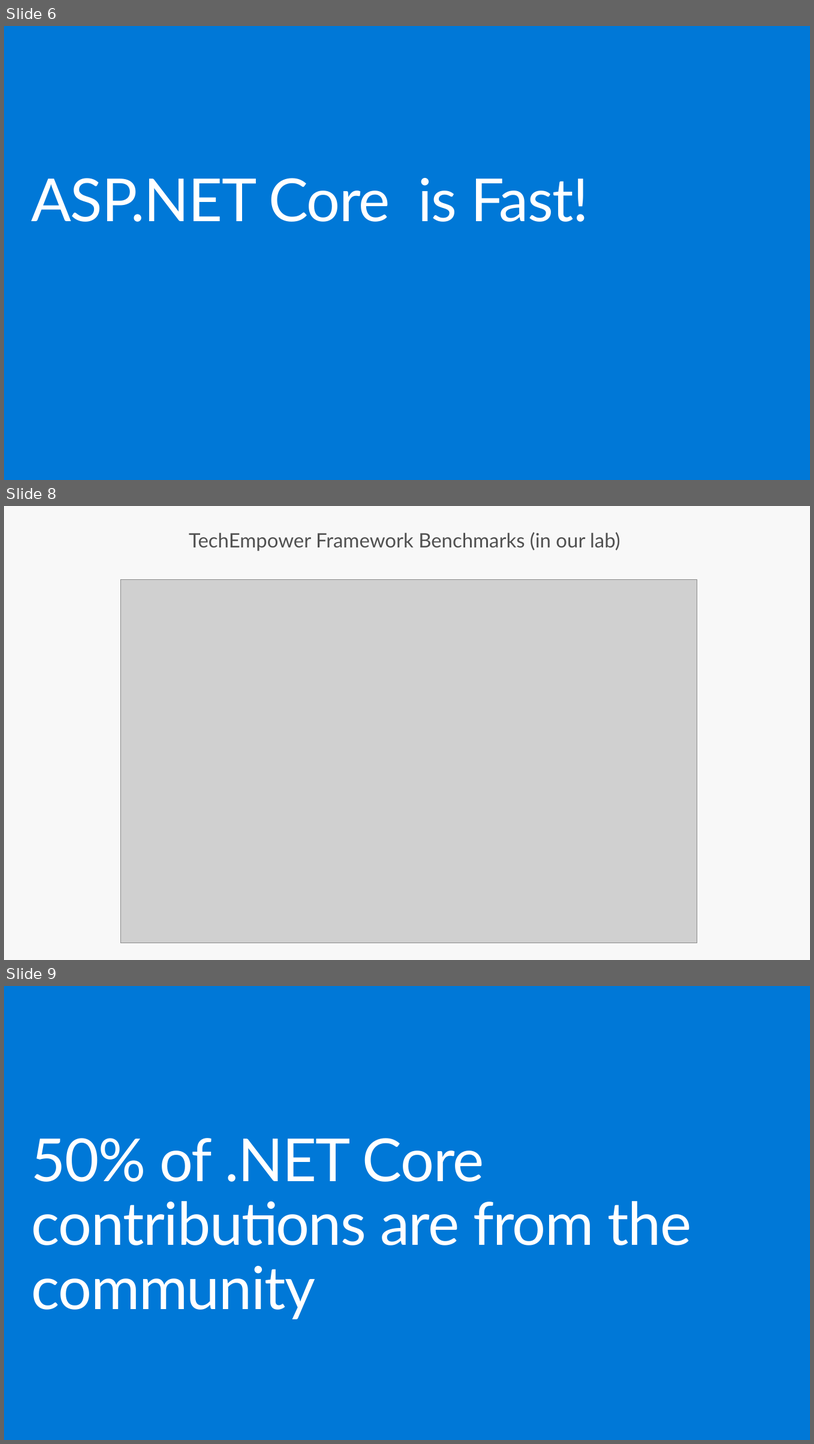
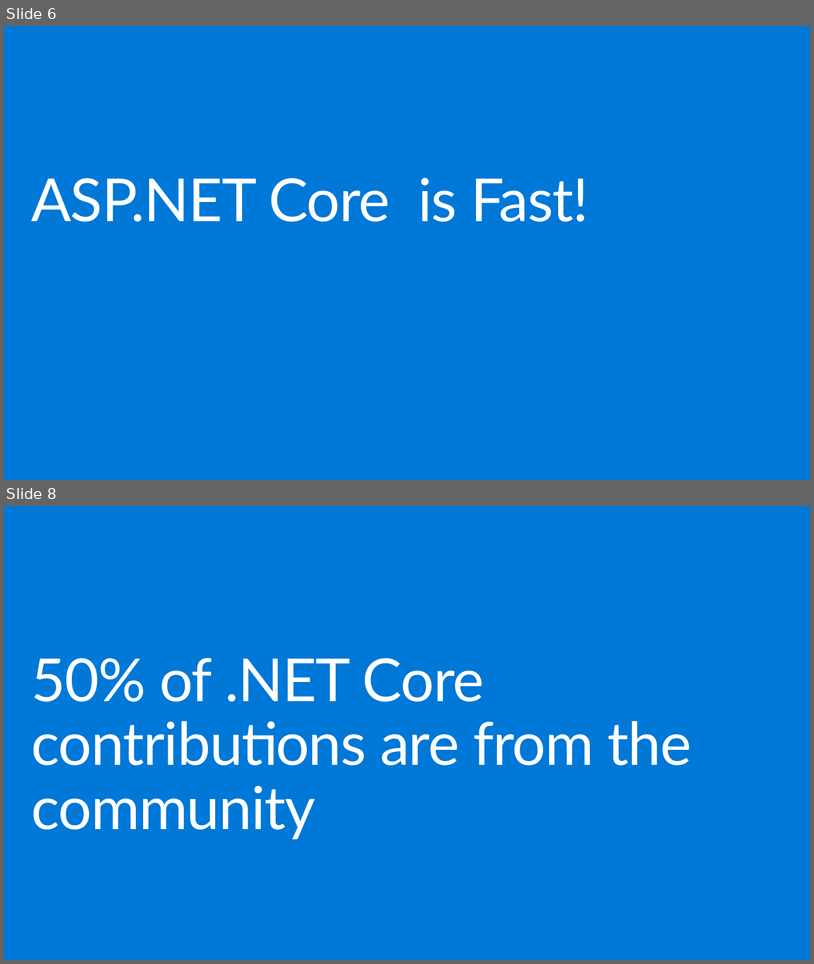
Before and after one commit to dotnet-presentations/dotnetcore-workshop, a slide deck: 1-Overview-Tools-Acquisition/netcore-workshop-overview-tools.pptx. Shown one above the other, each under a label of ours: slides 6, 8 and 9 before the commit, slides 6 and 8 after it; the slides between them are not shown. The pictures are 814x1444 and 814x964 pixels, drawn with LibreOffice and Linux fonts; fonts in the diff are those of the drawing; grey boxes stand for pictures; background and template pictures are left out. Boxes give left, top, right and bottom in pixels: in the first picture for what was removed or moved away, otherwise in the second. Text is boxed around its words. In the diff, an @@ line names an element or a change of style, - is before the commit and + after.

```diff
--- a/1-Overview-Tools-Acquisition/netcore-workshop-overview-tools.pptx
+++ b/1-Overview-Tools-Acquisition/netcore-workshop-overview-tools.pptx
@@ slide 8 removed at [4,506,810,960], background #F8F8F8 @@
@@ text removed at [189,532,620,551] @@
-TechEmpower Framework Benchmarks (in our lab)
@@ picture removed at [121,580,698,942] @@
@@ what was slide 9 is now slide 8 @@
```
Also in this commit, not shown: 3 slides changed.
